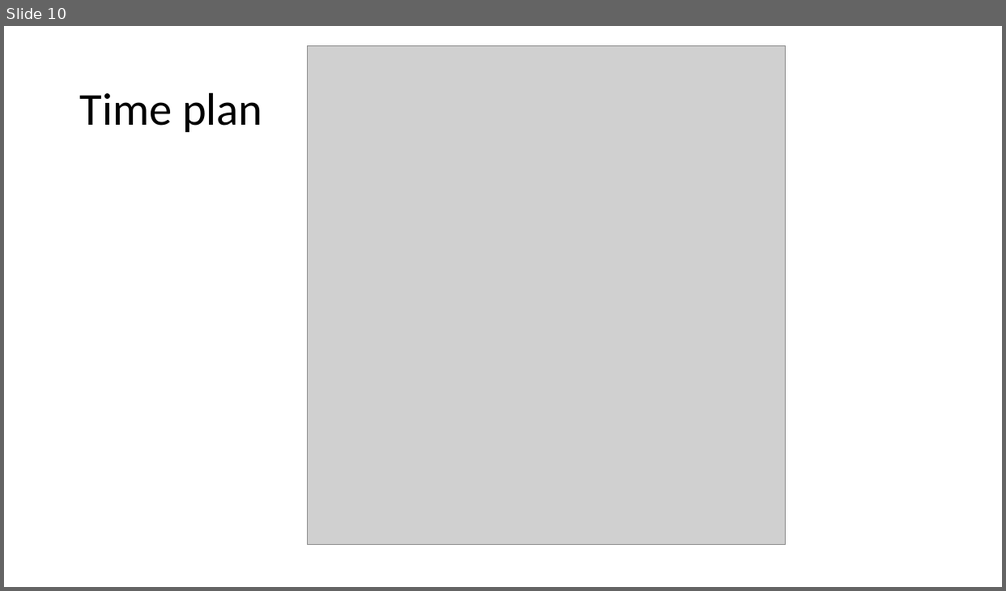
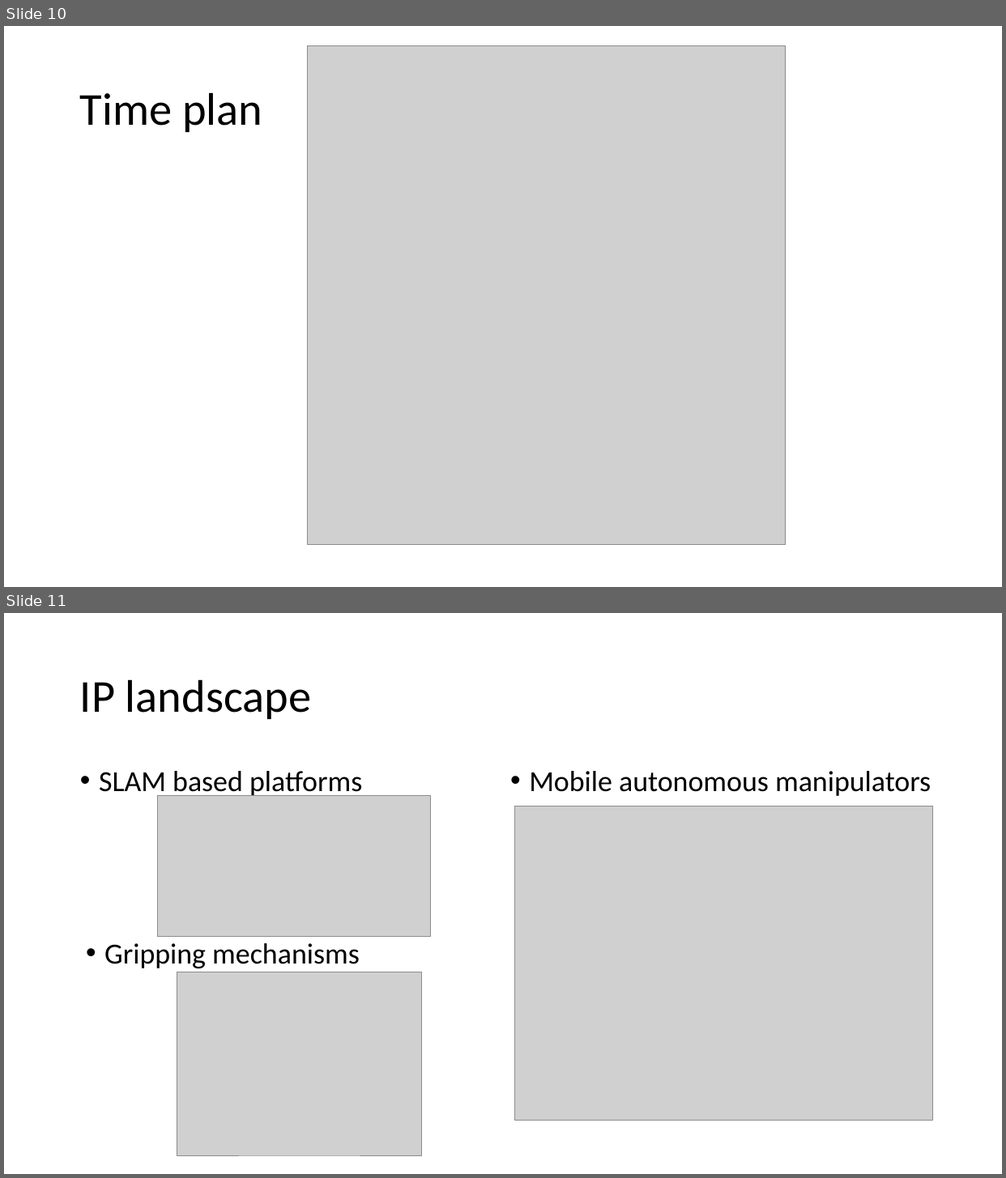
Before and after one commit to PROJ515/PROJ515-documentation, a slide deck: IP and exec plan presentation/IP-execc-plan-presentation.pptx. Shown one above the other, each under a label of ours: slide 10 before the commit, slides 10 and 11 after it. The pictures are 1006x591 and 1006x1178 pixels, drawn with LibreOffice and Linux fonts; fonts in the diff are those of the drawing; grey boxes stand for pictures. Boxes give left, top, right and bottom in pixels: in the first picture for what was removed or moved away, otherwise in the second. Text is boxed around its words. In the diff, an @@ line names an element or a change of style, - is before the commit and + after.

```diff
--- a/IP and exec plan presentation/IP-execc-plan-presentation.pptx
+++ b/IP and exec plan presentation/IP-execc-plan-presentation.pptx
@@ slide 11 added at [4, 613, 1002, 1174], background #FFFFFF @@
@@ title added at [80, 679, 312, 719], 44 pt, text #000000 @@
+IP landscape
@@ text added at [99, 771, 362, 798], 28 pt, text #000000 @@
+• SLAM based platforms
@@ text added at [529, 771, 931, 796], 28 pt, text #000000 @@
+• Mobile autonomous manipulators
@@ picture added at [157, 796, 432, 937] @@
@@ picture added at [514, 806, 933, 1120] @@
@@ text added at [104, 943, 360, 969], 28 pt, text #000000 @@
+• Gripping mechanisms
@@ picture added at [177, 973, 422, 1156] @@
```
Also in this commit, not shown: 5 other slides added, 1 slide removed, 5 other files.
